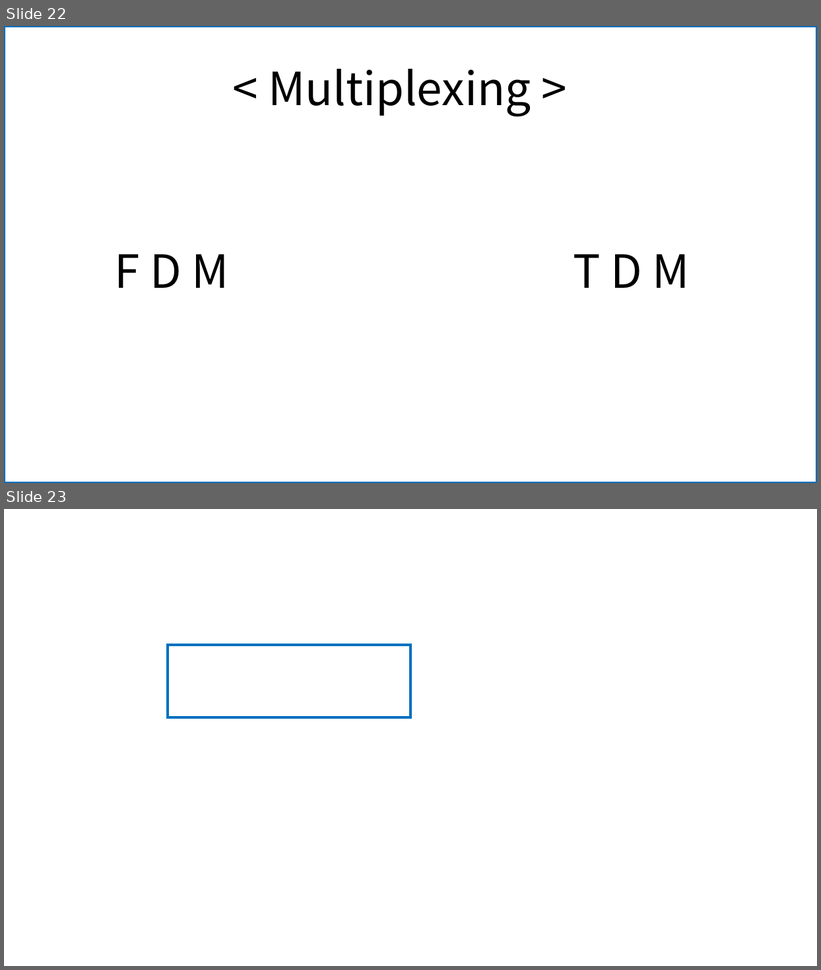
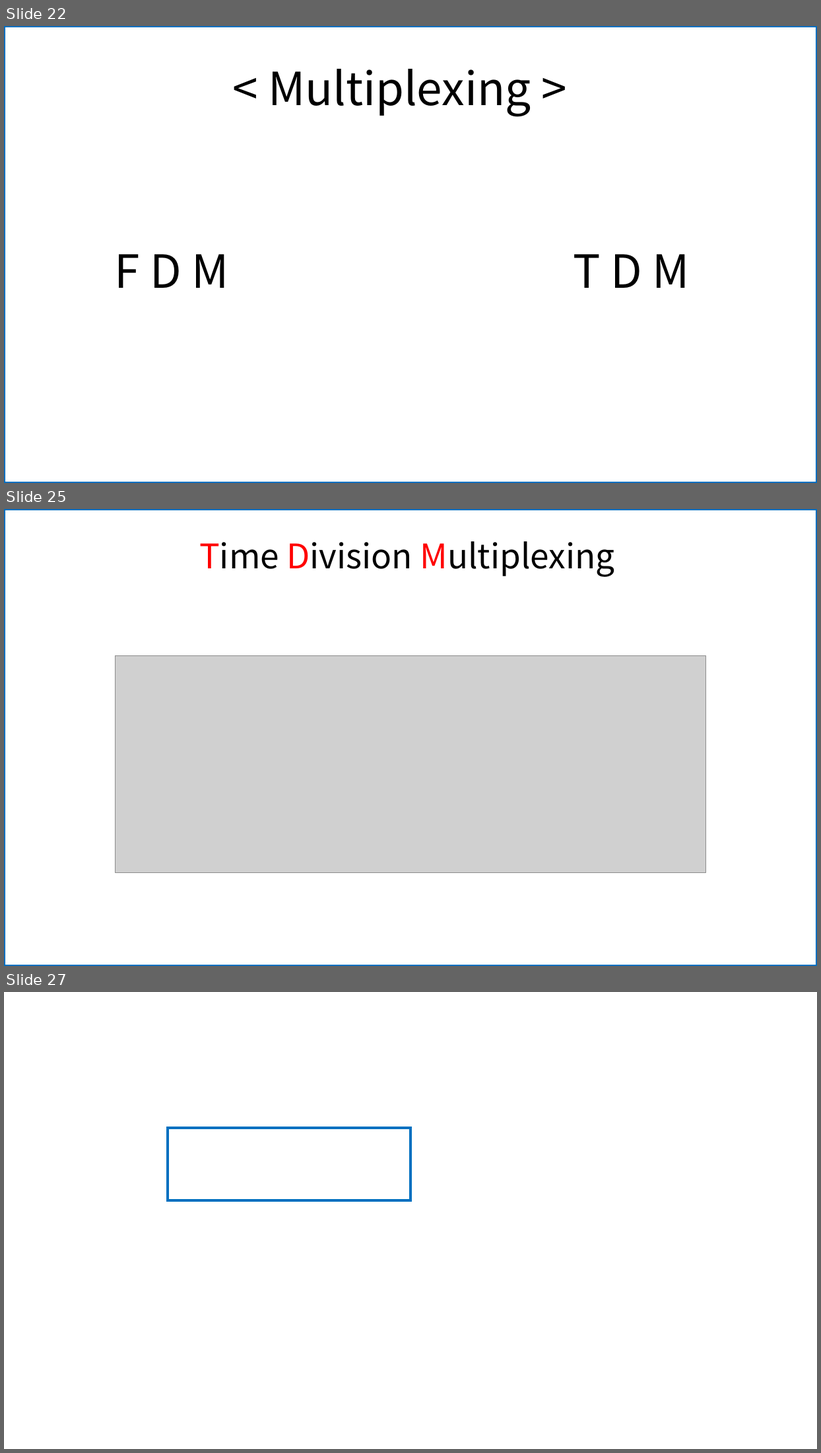
Before and after one commit to SSH1997/boostcamp_CS_study_files, a slide deck: 1. 네트워크/J103_RemoteSignal.pptx. Shown one above the other, each under a label of ours: slides 22 and 23 before the commit, slides 22, 25 and 27 after it; the slides between them are not shown. The pictures are 821x970 and 821x1453 pixels, drawn with LibreOffice and Linux fonts; fonts in the diff are those of the drawing; grey boxes stand for pictures; background and template pictures are left out. Boxes give left, top, right and bottom in pixels: in the first picture for what was removed or moved away, otherwise in the second. Text is boxed around its words. In the diff, an @@ line names an element or a change of style, - is before the commit and + after.

```diff
--- a/1. 네트워크/J103_RemoteSignal.pptx
+++ b/1. 네트워크/J103_RemoteSignal.pptx
@@ slide 25 added at (4, 509, 817, 966), background #FFFFFF @@
@@ rectangle added at (4, 509, 817, 966), outline #0070C0 3 pt @@
@@ text added at (199, 541, 615, 577), 40 pt, text #000000 @@
+Time Division Multiplexing
@@ picture added at (116, 656, 706, 873) @@
@@ what was slide 23 is now slide 27 @@
```
Also in this commit, not shown: 3 other slides added.
